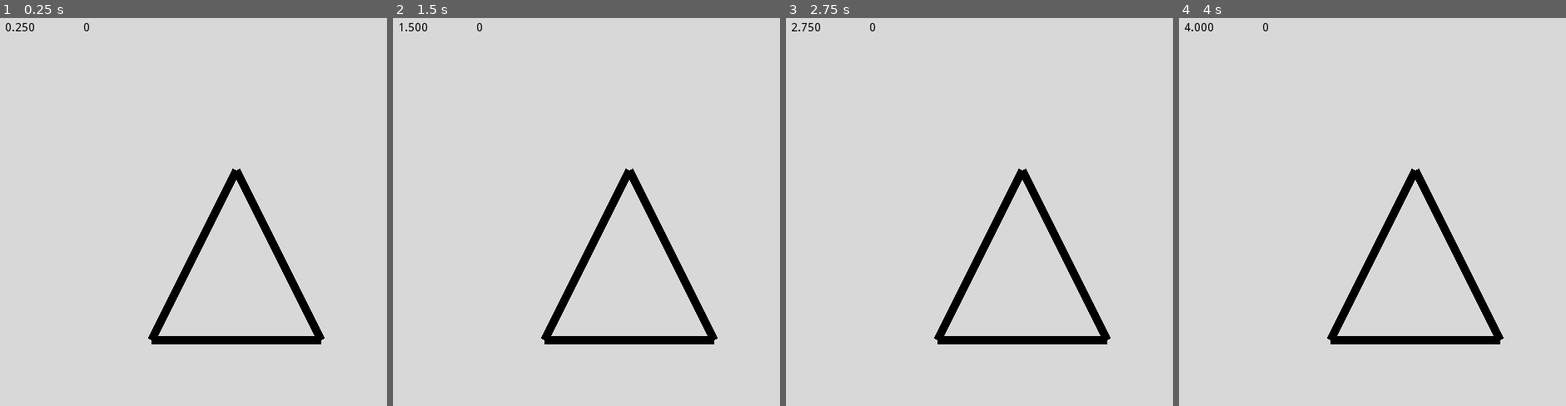
Above: before the commit, frames 1-4 (left to right).
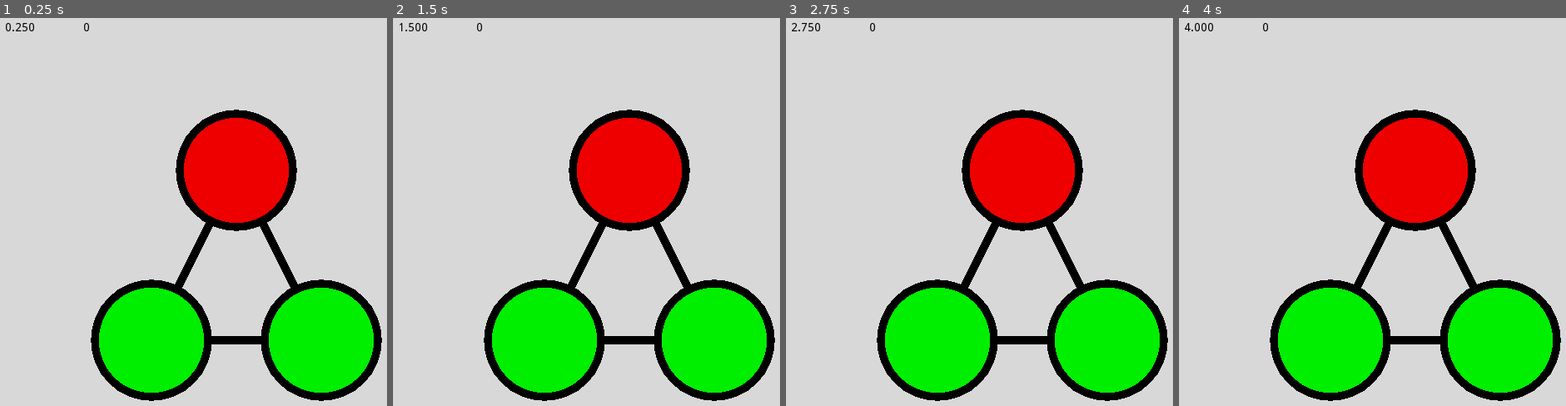
Above: after the commit, the same moments.

Repository: Inglo-Games/dollar-shuffle
Game: Godot game, scene res://scenes/game.tscn
Same seed, same stepped clock (60 frames per second), same inputs: the game is played once before the commit and once after it.
Inputs:
- Up to frame 1 (0.25 s): no input
- Up to frame 2 (1.5 s): tap Enter at 0.5 s; tap Space at 1.25 s
- Up to frame 3 (2.75 s): tap Enter at 2 s
- Up to frame 4 (4 s): tap Space at 2.75 s; tap Enter at 3.5 s

The runs differ from the first frame. In frame 1, 23% of the frame differs, in the area x 23-99%, y 23-99%; in frame 2, 23%; in frame 3, 23%; in frame 4, 23%.

Commit message:
Moving node drawing code into separate script

Diff:
--- /dev/null
+++ b/scripts/graph_node.gd
@@ -0,0 +1,53 @@
+extends Node2D
+
+# Colors for node UI
+const LIGHT_GREEN = Color("#F000FF00")
+const LIGHT_RED = Color("#F0FF0000")
+const LIGHT_GREY = Color("#F0A0A0A0")
+const BLACK = Color("#FF000000")
+
+# Sizes for node UI, initialized to large values
+var outer_radius = 100.0
+var inner_radius = 87.0
+
+# Node number this instance represents
+var node_num = -1
+
+# Level base node
+var parent_node
+
+# UI element
+onready var label
+
+func _ready():
+	label = Label.new()
+
+# Custom draw function
+func _draw():
+	# Determine color of inner circle based on value
+	var value = parent_node.graph.graph_data[str(node_num)]["value"]
+	var color = LIGHT_GREEN
+	if value < 0:
+		color = LIGHT_RED
+	# Draw an outer black circle
+	draw_circle(
+			Vector2(0,0),
+			outer_radius,
+			BLACK)
+	# Draw inner circle
+	draw_circle(
+			Vector2(0,0),
+			inner_radius,
+			color)
+	# Set text of label to value
+	label.text = "$%d" % value
+
+# Custom init function
+func initialize(parent, num, size):
+	# Save parent node to access GameGraph object
+	parent_node = parent
+	# Save node number being represented
+	node_num = num
+	# Set radii sizes
+	outer_radius = size
+	inner_radius = outer_radius * 0.87
--- a/scripts/level.gd
+++ b/scripts/level.gd
@@ -6,8 +6,9 @@
 onready var undo_btn = get_node("undo_btn")
 onready var pause_btn = get_node("pause_btn")
 
-# Load the GameGraph class
+# Load the GameGraph classes
 const GameGraph = preload("res://scripts/graph.gd")
+const GameNode = preload("res://scripts/graph_node.gd")
 
 # GameGraph object for this level
 onready var graph
@@ -18,9 +19,8 @@
 const LIGHT_GREY = Color("#F0A0A0A0")
 const BLACK = Color("#FF000000")
 
-# Sizes for node UI
-var outer_radius = 100.0
-var inner_radius = 87.0
+# Size for node UI
+var radius = 100.0
 
 # Time elapsed in milliseconds
 var secs = 0.0
@@ -41,7 +41,7 @@
 	# Load in level from file
 	graph = GameGraph.new()
 	# Set size of nodes on screen
-	calc_radii()
+	calc_radius()
 	# Draw everything on screen
 	display_graph()
 	score.text = "0"
@@ -53,11 +53,9 @@
 	timer.text = str("%.3f" % secs)
 
 # Set node radii sizes based on number of nodes
-func calc_radii():
+func calc_radius():
 	# Calculate outer_radius
-	outer_radius = 80.0 / log(len(graph.graph_data))
-	# inner_radius is only a little smaller
-	inner_radius = outer_radius * 0.87
+	radius = 80.0 / log(len(graph.graph_data))
 
 # Draw entire graph on screen
 func display_graph():
@@ -83,18 +81,11 @@
 	location.y = graph.graph_data[str(num)]["loc"][1] * get_viewport().size.y
 	# DEBUG
 	print("Drawing circle at %s" % str(location))
-	# Draw an outer black circle
-	node.draw_circle(
-			location,
-			outer_radius,
-			BLACK)
-	# Draw inner circle
-	node.draw_circle(
-			location,
-			inner_radius,
-			LIGHT_GREEN)
-	# Force update to draw the node on screen
-	update()
+	# Create GameNode object to add to screen
+	var game_node = GameNode.new()
+	game_node.initialize(self, num, radius)
+	game_node.position = location
+	get_parent().call_deferred("add_child", game_node)
 
 # Draw a line connecting 2 nodes
 func draw_conn_line(n1, n2):
